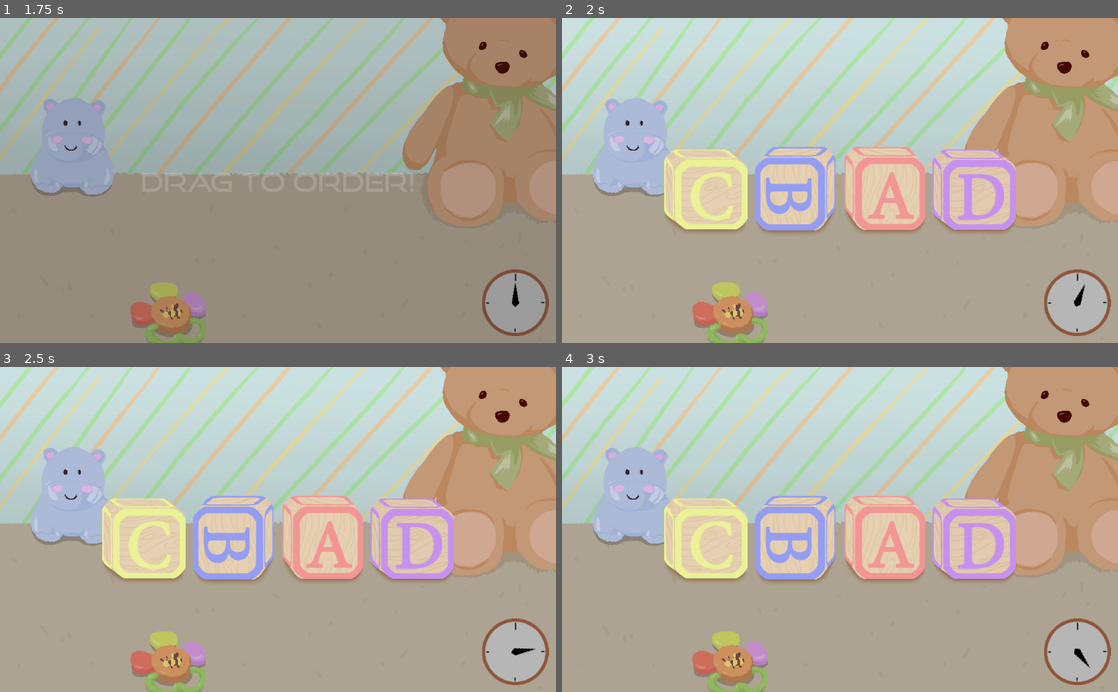
Above: before the commit, frames 1-4 (two rows, left to right).
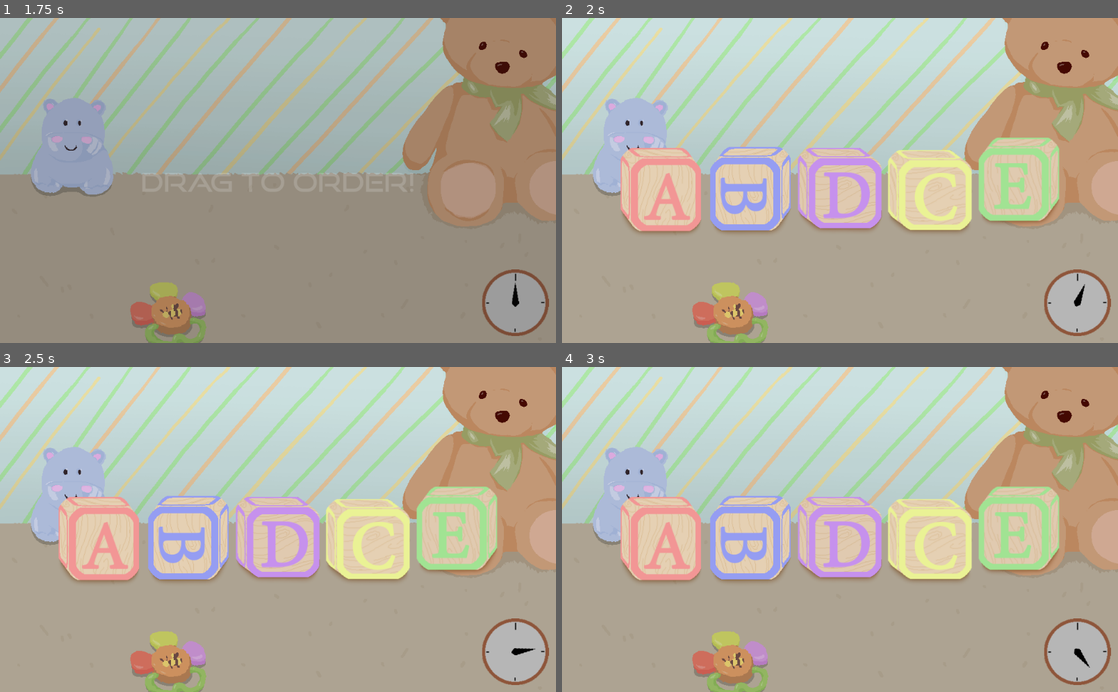
Above: after the commit, the same moments.

Repository: ericdsw/global_game_jam_2020
Game: Godot game, scene res://MinigameTester.tscn
The game is run twice, just before and just after one commit, with the same random seed, the same clock (stepped at 60 frames per second) and the same inputs. This scene is started directly instead of the project's main scene.
Inputs (mouse positions are in pixels of both pictures, inside the frame that each line leads up to):
- Up to frame 1 (1.75 s): tap Enter (ui_accept) at 0.5, 0.77, 1.25 s; move the mouse to (400, 164) at 0.52 s; press the mouse at (400, 164) at 0.53 s; release the mouse at (400, 164) at 1.25 s; drag from (166, 196) to (250, 245) at 1.27 s
- Up to frame 2 (2 s): no input
- Up to frame 3 (2.5 s): move the mouse to (333, 458) at 2.02 s; press the mouse at (333, 458) at 2.03 s
- Up to frame 4 (3 s): release the mouse at (895, 458) at 2.75 s; drag from (812, 594) to (884, 542) at 2.77 s

Frame 1 is identical in both runs. In frame 2, 17% of the frame differs, in the area x 10-90%, y 36-67%; in frame 3, 17%; in frame 4, 17%.

Commit message:
Reduce probability for upside down cubes

Diff:
--- a/MinigameTester.tscn
+++ b/MinigameTester.tscn
@@ -5,7 +5,7 @@
 [node name="MinigameTester" type="Node2D"]
 script = ExtResource( 1 )
 minigame_to_test = "res://Screens/MiniGames/DragTheCubes/DragTheCubes.tscn"
-target_difficulty = 2
+target_difficulty = 3
 
 [node name="Timer" type="Timer" parent="."]
 
--- a/Screens/MiniGames/DragTheCubes/Elements/LetterCube.gd
+++ b/Screens/MiniGames/DragTheCubes/Elements/LetterCube.gd
@@ -44,13 +44,14 @@
 
 func random_flip() -> void:
 	randomize()
-	match randi() % 3 + 1:
-		1:
-			letter_sprite.rotation_degrees = 90
-		2:
-			letter_sprite.rotation_degrees = 180
-		3:
-			letter_sprite.rotation_degrees = 270
+	var _random_number = randi() % 10 + 1
+
+	if _random_number <= 40:
+		letter_sprite.rotation_degrees = 90
+	elif _random_number <= 80:
+		letter_sprite.rotation_degrees = 270
+	else:
+		letter_sprite.rotation_degrees = 180
 
 func _offset_for_letter(letter: String) -> Vector2:
 	if ["A", "C", "D"].has(letter):
